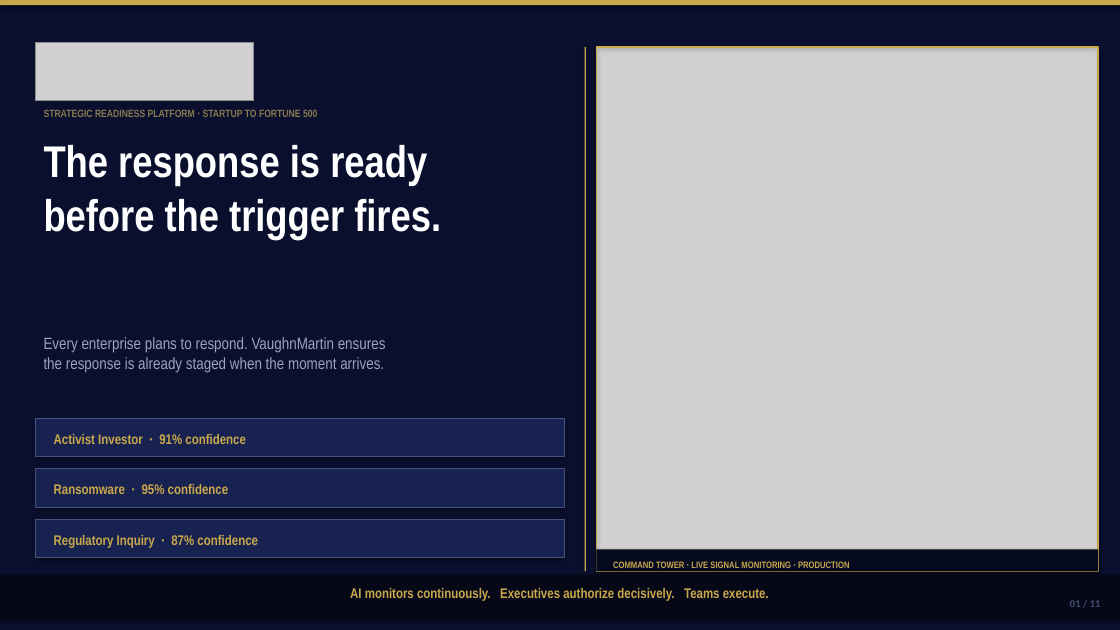
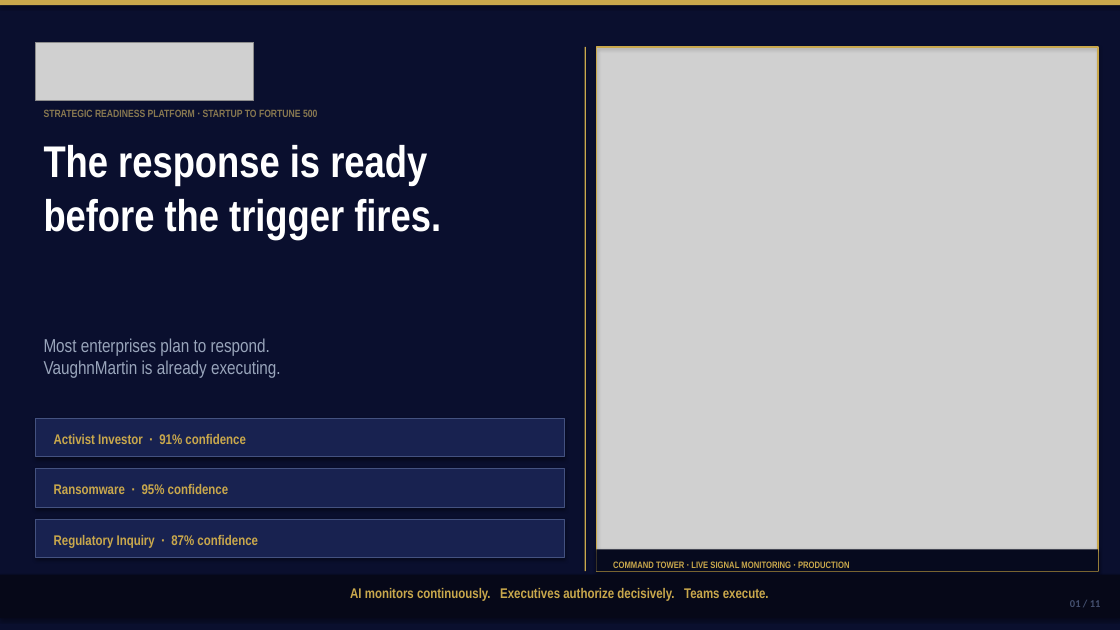
Before and after one commit to mbrunke18/CodePlatform1, a slide deck: slide 1 of attached_assets/VaughnMartin-Investor-Pitch-Deck-v10.pptx. Drawn at 1120x630 pixels with LibreOffice and Linux fonts; fonts in the diff are those of the drawing; grey boxes stand for pictures. Boxes give left, top, right and bottom in pixels: in the first picture for what was removed or moved away, otherwise in the second. Text is boxed around its words. In the diff, an @@ line names an element or a change of style, - is before the commit and + after.

```diff
--- a/attached_assets/VaughnMartin-Investor-Pitch-Deck-v10.pptx
+++ b/attached_assets/VaughnMartin-Investor-Pitch-Deck-v10.pptx
@@ text at bbox=[44, 338, 281, 378]: text changed; size 14 to 16 pt @@
-Every enterprise plans to respond. VaughnMartin ensures
-the response is already staged when the moment arrives.
+Most enterprises plan to respond.
+VaughnMartin is already executing.
```
Also in this commit, not shown: 2 other slides changed, 3 other files.
